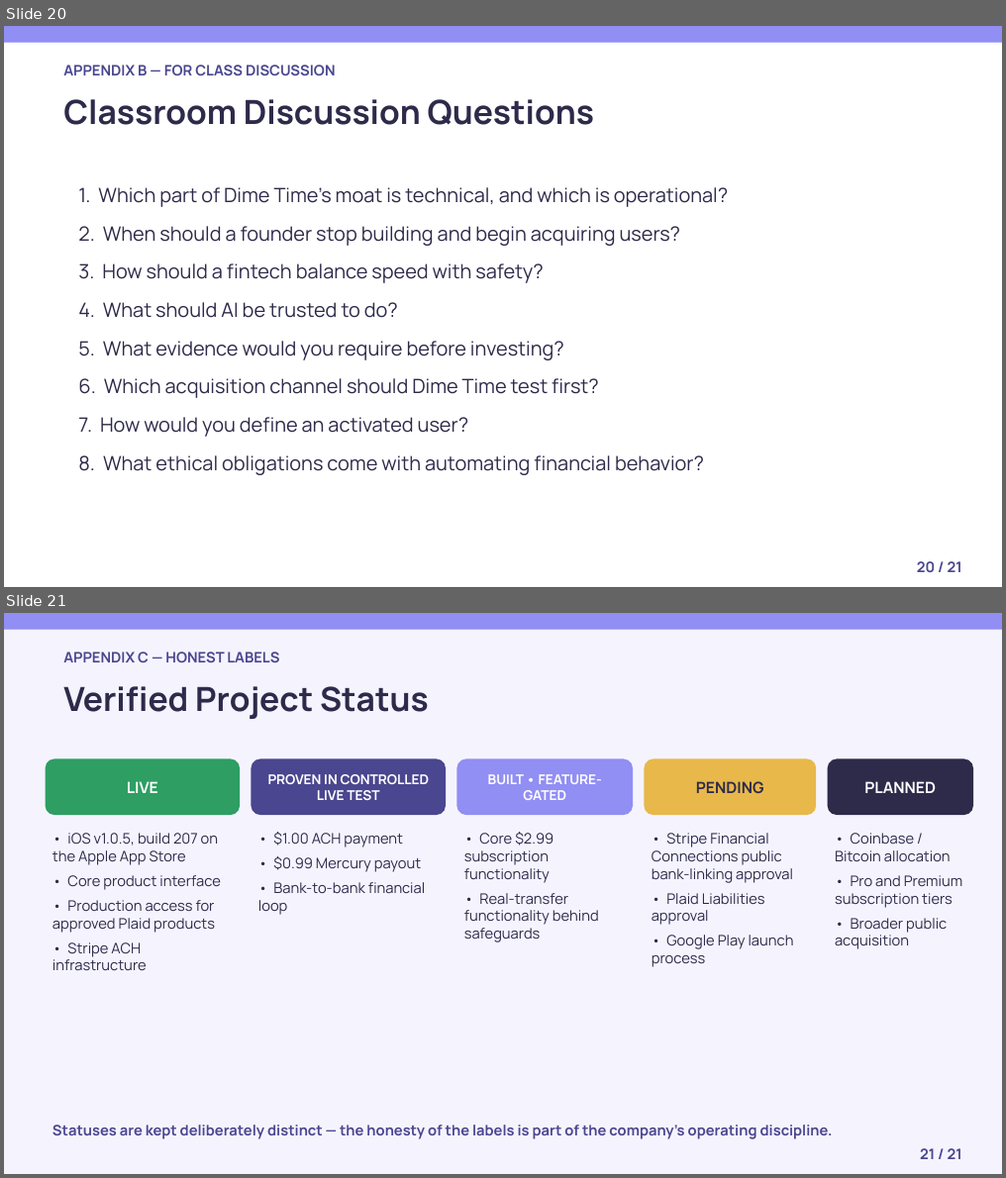
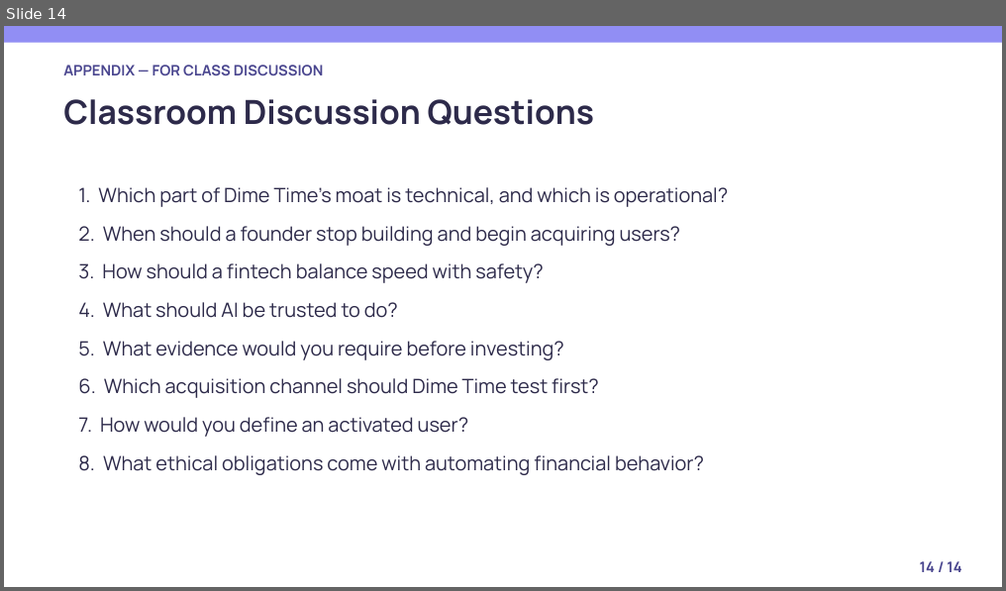
Before and after one commit to Dime-Time/Dime-Time-Technologies, a slide deck: attached_assets/university-deck-slides/dime-time-university-founder-journey.pptx. Shown one above the other, each under a label of ours: slides 20 and 21 before the commit, slide 14 after it. The pictures are 1006x1178 and 1006x591 pixels, drawn with LibreOffice and Linux fonts; fonts in the diff are those of the drawing. Boxes give left, top, right and bottom in pixels: in the first picture for what was removed or moved away, otherwise in the second. Text is boxed around its words. In the diff, an @@ line names an element or a change of style, - is before the commit and + after.

```diff
--- a/attached_assets/university-deck-slides/dime-time-university-founder-journey.pptx
+++ b/attached_assets/university-deck-slides/dime-time-university-founder-journey.pptx
@@ slide 21 removed at [4,613,1002,1174], background #FFFFFF @@
@@ rectangle removed at [4,613,1002,1174] @@
@@ rectangle removed at [4,613,1002,630] @@
@@ text removed at [63,652,279,663] @@
-APPENDIX C — HONEST LABELS
@@ text removed at [63,686,429,719] @@
-Verified Project Status
@@ rounded rectangle removed at [46,759,240,815] @@
-LIVE
@@ rounded rectangle removed at [252,759,446,815] @@
-PROVEN IN CONTROLLED LIVE TEST
@@ rounded rectangle removed at [456,759,633,815] @@
-BUILT • FEATURE-GATED
@@ rounded rectangle removed at [645,759,816,815] @@
-PENDING
@@ rounded rectangle removed at [828,759,973,815] @@
-PLANNED
@@ text removed at [53,833,220,970] @@
-• iOS v1.0.5, build 207 on the Apple App Store
-• Core product interface
-• Production access for approved Plaid products
-• Stripe ACH infrastructure
@@ text removed at [258,832,425,915] @@
-• $1.00 ACH payment
-• $0.99 Mercury payout
-• Bank-to-bank financial loop
@@ text removed at [464,832,599,943] @@
-• Core $2.99 subscription functionality
-• Real-transfer functionality behind safeguards
@@ text removed at [651,833,794,967] @@
-• Stripe Financial Connections public bank-linking approval
-• Plaid Liabilities approval
-• Google Play launch process
@@ text removed at [835,833,963,950] @@
-• Coinbase / Bitcoin allocation
-• Pro and Premium subscription tiers
-• Broader public acquisition
@@ text removed at [53,1125,833,1140] @@
-Statuses are kept deliberately distinct — the honesty of the labels is part of the company's operating discipline.
@@ text removed at [920,1149,962,1159] @@
-21 / 21
@@ what was slide 20 is now slide 14 @@
@@ slide 14 changed as well @@
@@ text at [63,65,323,76]: text changed @@
-APPENDIX B — FOR CLASS DISCUSSION
+APPENDIX — FOR CLASS DISCUSSION
@@ text at [920,562,961,572]: text changed @@
-20 / 21
+14 / 14
```
Also in this commit, not shown: 13 other slides changed, 6 other slides removed, 6 other files.
